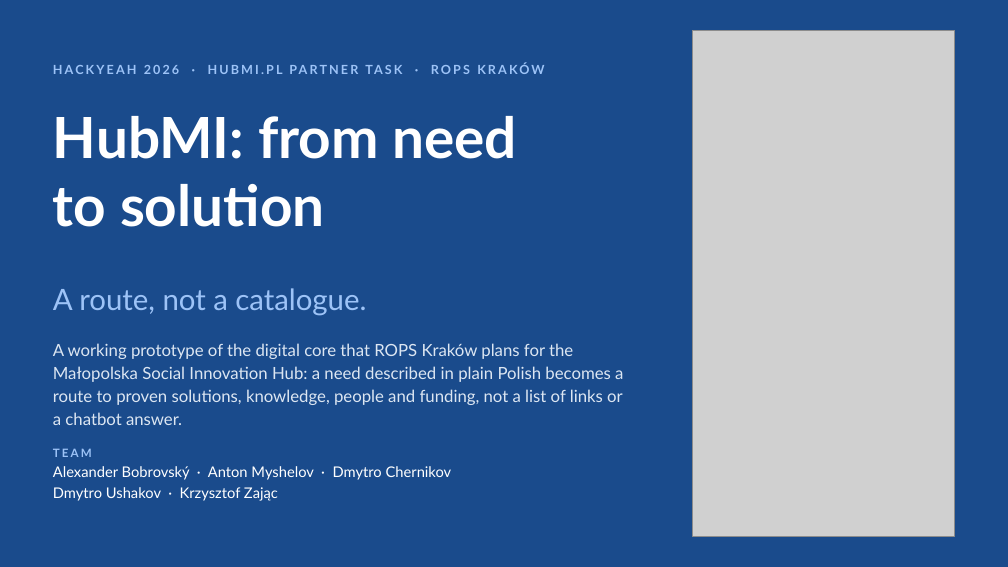
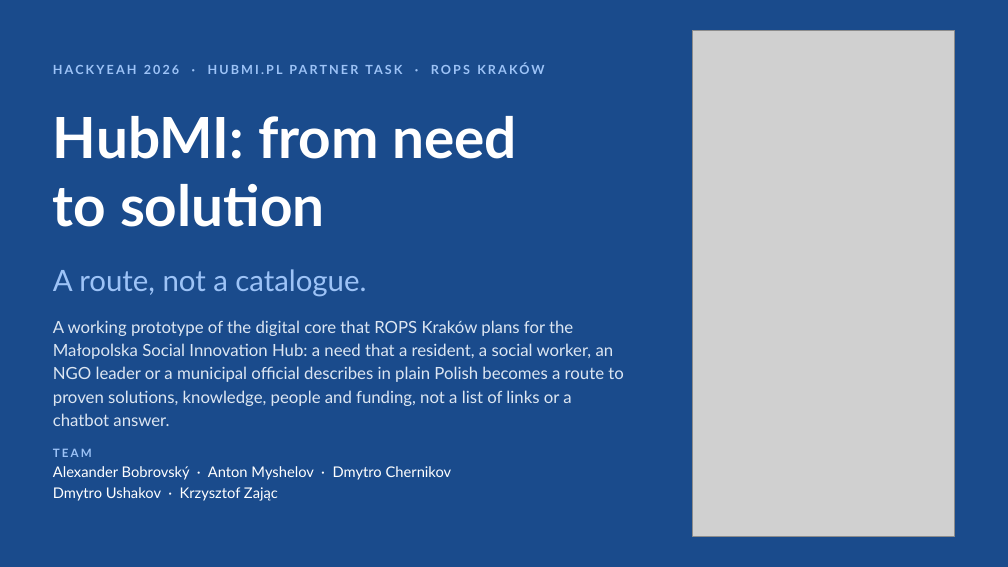
Before and after one commit to bobrovsky420/hackyeah2026, a slide deck: slide 1 of docs/presentation/presentation.pptx. Drawn at 1008x567 pixels with LibreOffice and Linux fonts; fonts in the diff are those of the drawing; grey boxes stand for pictures. Boxes give left, top, right and bottom in pixels: in the first picture for what was removed or moved away, otherwise in the second. Text is boxed around its words. In the diff, an @@ line names an element or a change of style, - is before the commit and + after.

```diff
--- a/docs/presentation/presentation.pptx
+++ b/docs/presentation/presentation.pptx
@@ text "A route, not a catalogue.": place and size @@
-text "A route, not a catalogue." at [53, 288, 366, 315]
+text "A route, not a catalogue." at [53, 269, 366, 296]
@@ text at [53, 320, 623, 426]: text changed @@
-A working prototype of the digital core that ROPS Kraków plans for the Małopolska Social Innovation Hub: a need described in plain Polish becomes a route to proven solutions, knowledge, people and funding, not a list of links or a chatbot answer.
+A working prototype of the digital core that ROPS Kraków plans for the Małopolska Social Innovation Hub: a need that a resident, a social worker, an NGO leader or a municipal official describes in plain Polish becomes a route to proven solutions, knowledge, people and funding, not a list of links or a chatbot answer.
```
Also in this commit, not shown: 4 other slides changed, 11 other files.
